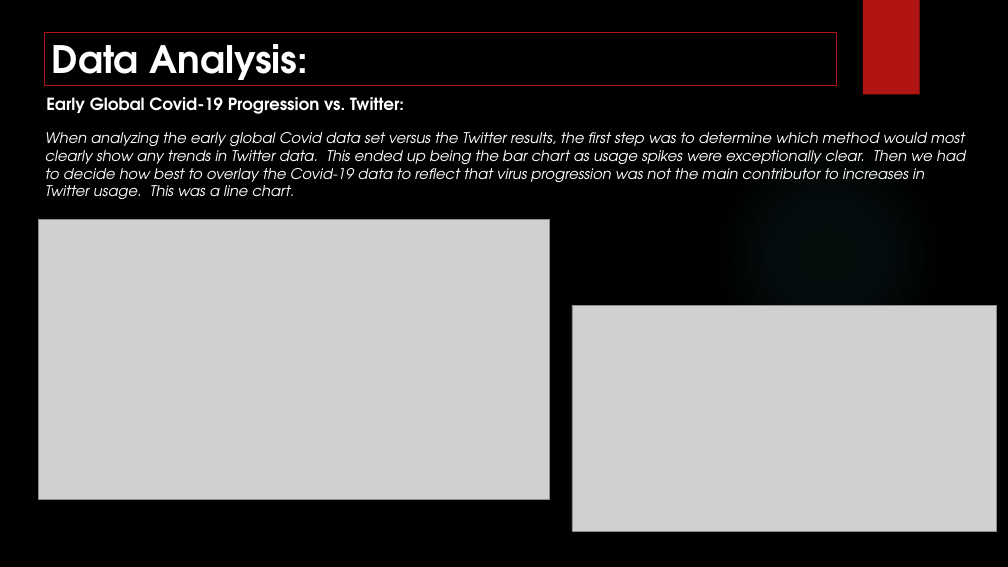
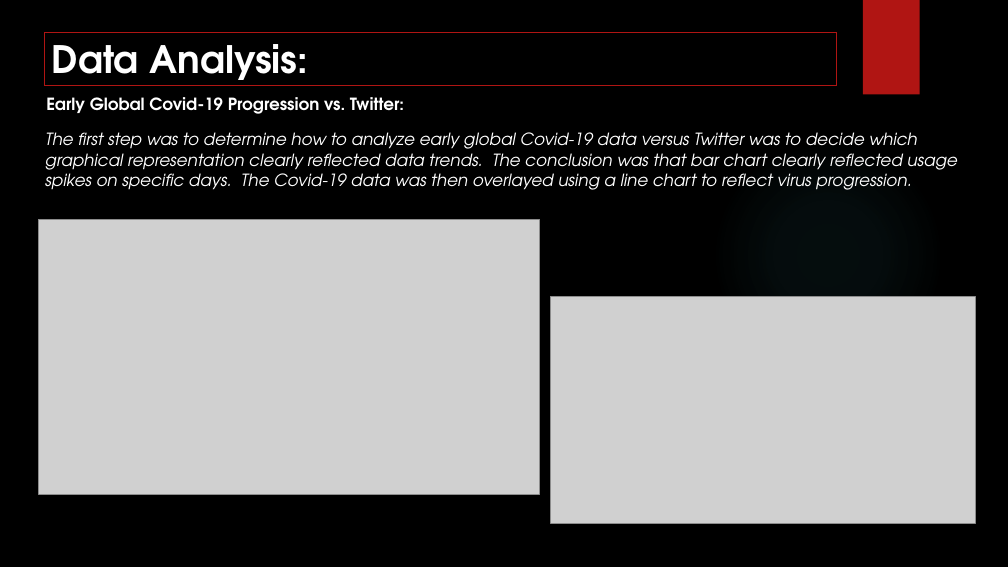
Before and after one commit to znurtokatli/COVID19TweetsDataAnalyzer, a slide deck: slide 6 of Cleaning/Data Analytics ProjectPres_LP_review.pptx. Drawn at 1008x567 pixels with LibreOffice and Linux fonts; fonts in the diff are those of the drawing; grey boxes stand for pictures; background and template pictures are left out. Boxes give left, top, right and bottom in pixels: in the first picture for what was removed or moved away, otherwise in the second. Text is boxed around its words. In the diff, an @@ line names an element or a change of style, - is before the commit and + after.

Commit message:
Updated presentation reflecting heatmaps

```diff
--- a/Cleaning/Data Analytics ProjectPres_LP_review.pptx
+++ b/Cleaning/Data Analytics ProjectPres_LP_review.pptx
@@ title at (45,132,957,190): text changed; size 14 to 16 pt @@
-When analyzing the early global Covid data set versus the Twitter results, the first step was to determine which method would most clearly show any trends in Twitter data. This ended up being the bar chart as usage spikes were exceptionally clear. Then we had to decide how best to overlay the Covid-19 data to reflect that virus progression was not the main contributor to increases in Twitter usage. This was a line chart.
+The first step was to determine how to analyze early global Covid-19 data versus Twitter was to decide which graphical representation clearly reflected data trends. The conclusion was that bar chart clearly reflected usage spikes on specific days. The Covid-19 data was then overlayed using a line chart to reflect virus progression.
@@ picture: place and size @@
-picture at (39,219,549,500)
+picture at (39,219,539,495)
@@ picture: place and size @@
-picture at (572,306,997,532)
+picture at (551,297,975,523)
```
Also in this commit, not shown: 8 other slides changed, 2 slides added, 4 slides removed.
